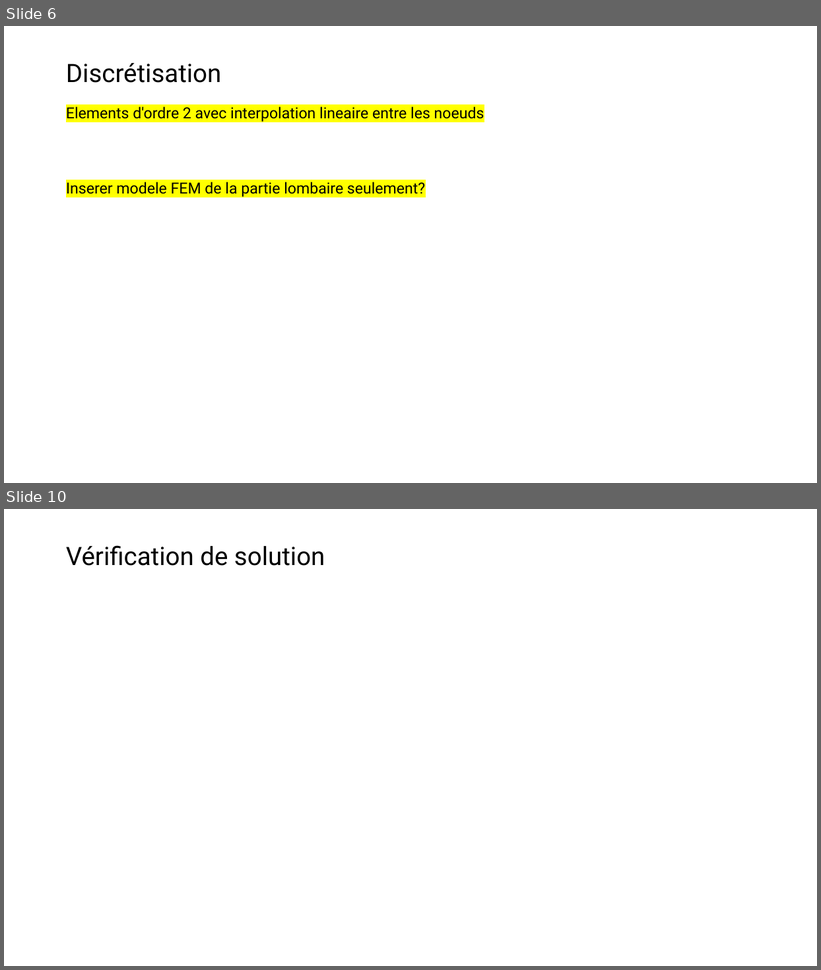
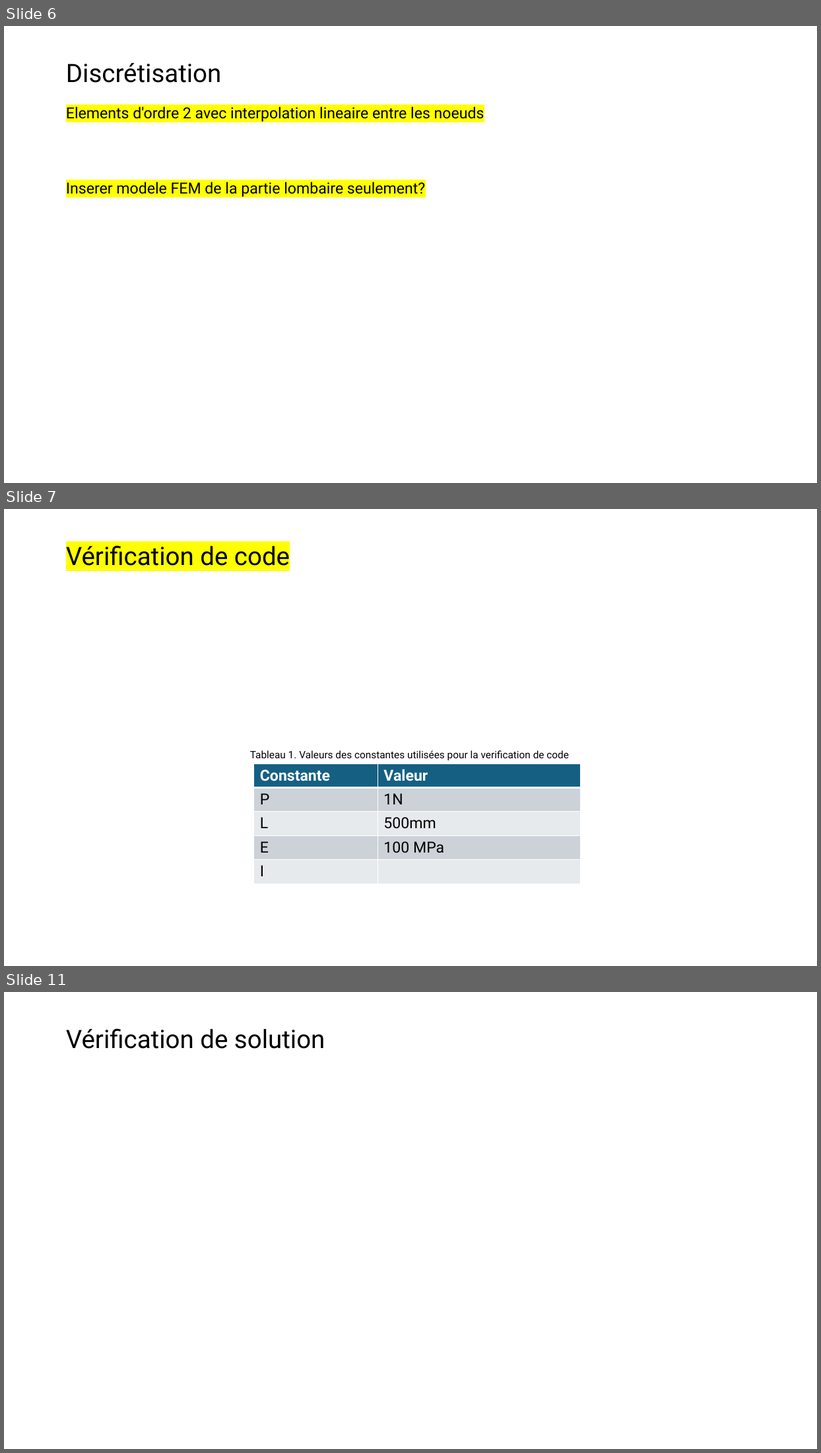
Before and after one commit to AcileSf/MEC8211ProjetFinal, a slide deck: Rapport_Projet_V1.pptx. Shown one above the other, each under a label of ours: slides 6 and 10 before the commit, slides 6, 7 and 11 after it; the slides between them are not shown. The pictures are 821x970 and 821x1453 pixels, drawn with LibreOffice and Linux fonts; fonts in the diff are those of the drawing; grey boxes stand for pictures. Boxes give left, top, right and bottom in pixels: in the first picture for what was removed or moved away, otherwise in the second. Text is boxed around its words. In the diff, an @@ line names an element or a change of style, - is before the commit and + after.

Commit message:
Verif Code

```diff
--- a/Rapport_Projet_V1.pptx
+++ b/Rapport_Projet_V1.pptx
@@ slide 7 added at box(4, 509, 817, 966), background #FFFFFF @@
@@ title added at box(66, 545, 290, 572), 30 pt, text #000000 @@
+Vérification de code
@@ text added at box(250, 751, 569, 760), 12 pt, text #000000 @@
+Tableau 1. Valeurs des constantes utilisées pour la verification de code
@@ table added at box(254, 764, 581, 886), 5 rows, 2 columns @@
+Constante | Valeur
+P | 1N
+L | 500mm
+E | 100 MPa
+I | 
@@ what was slide 10 is now slide 11 @@
```
Also in this commit, not shown: 2 slides changed, 1 other slide added, 1 slide removed, 1 other file.
